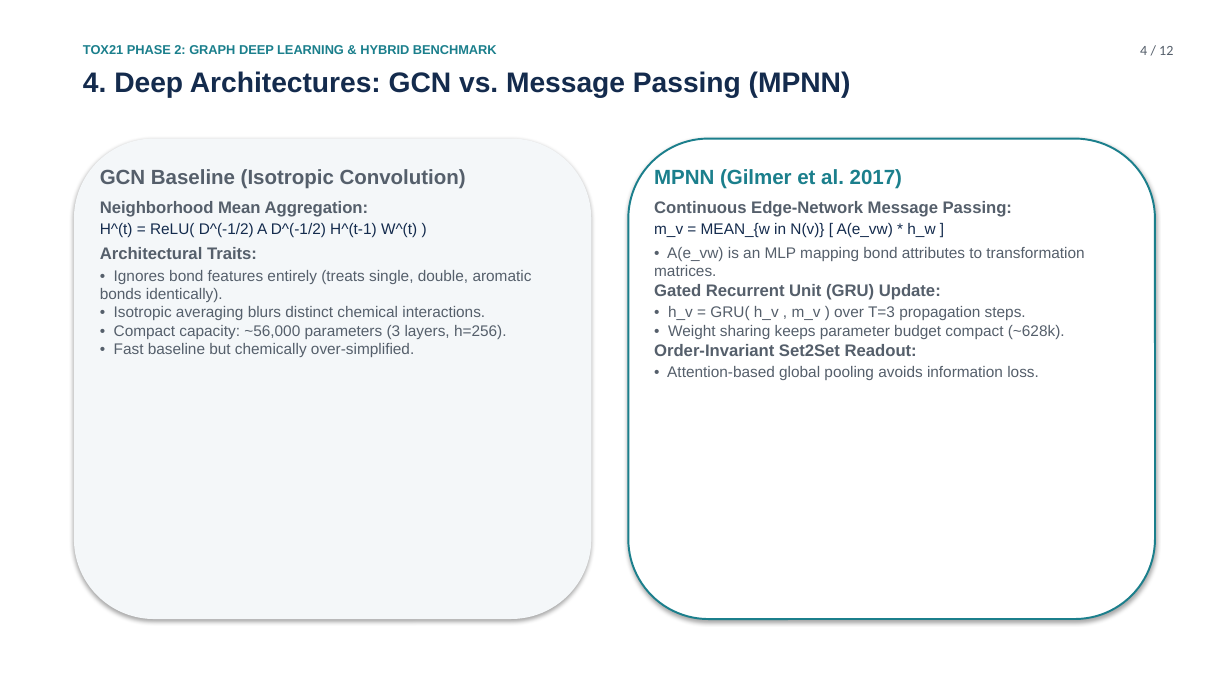
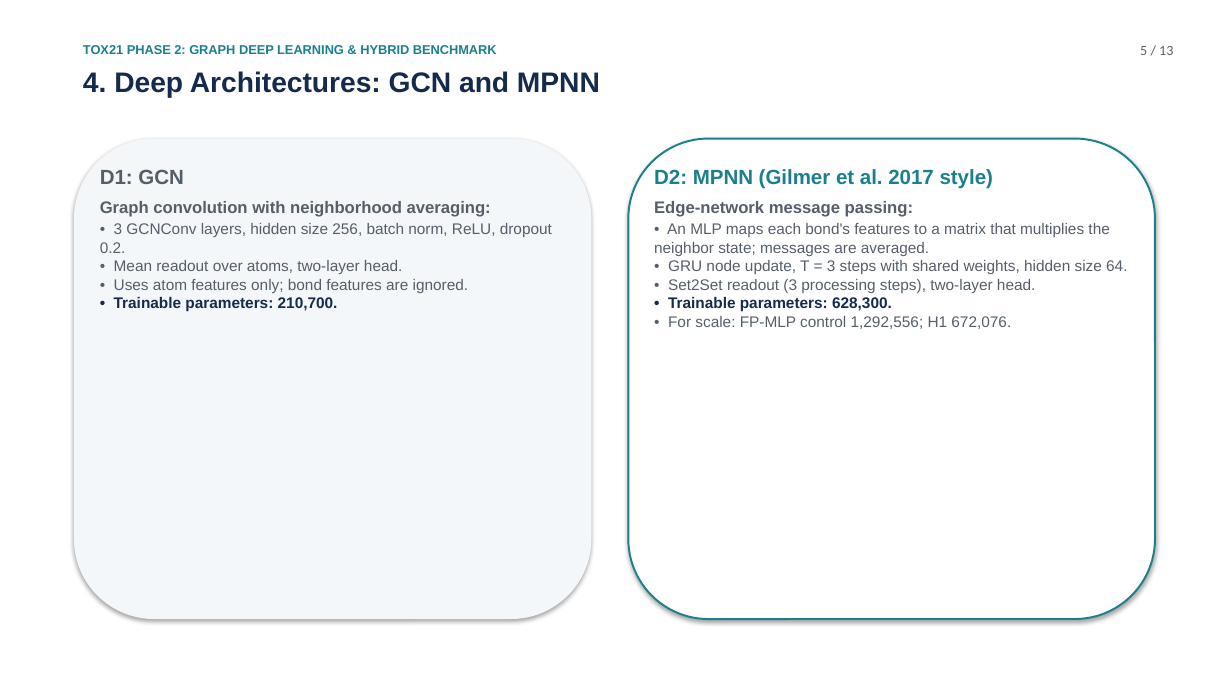
Before and after one commit to GabbyMymus/Molecular-Toxicity-Prediction, a slide deck: slide 5 of tox21-phase1/slides_phase2/tox21_phase2.pptx. Drawn at 1232x693 pixels with LibreOffice and Linux fonts; fonts in the diff are those of the drawing. Boxes give left, top, right and bottom in pixels: in the first picture for what was removed or moved away, otherwise in the second. Text is boxed around its words. In the diff, an @@ line names an element or a change of style, - is before the commit and + after.

```diff
--- a/tox21-phase1/slides_phase2/tox21_phase2.pptx
+++ b/tox21-phase1/slides_phase2/tox21_phase2.pptx
@@ text at <box>1140,46,1173,55</box>: text changed @@
-4 / 12
+5 / 13
@@ text at <box>83,71,600,98</box>: text changed @@
-4. Deep Architectures: GCN vs. Message Passing (MPNN)
+4. Deep Architectures: GCN and MPNN
@@ text at <box>100,169,552,312</box>: text changed @@
-GCN Baseline (Isotropic Convolution)
-Neighborhood Mean Aggregation:
-H^(t) = ReLU( D^(-1/2) A D^(-1/2) H^(t-1) W^(t) )
-Architectural Traits:
-• Ignores bond features entirely (treats single, double, aromatic bonds identically).
-• Isotropic averaging blurs distinct chemical interactions.
-• Compact capacity: ~56,000 parameters (3 layers, h=256).
-• Fast baseline but chemically over-simplified.
+D1: GCN
+Graph convolution with neighborhood averaging:
+• 3 GCNConv layers, hidden size 256, batch norm, ReLU, dropout 0.2.
+• Mean readout over atoms, two-layer head.
+• Uses atom features only; bond features are ignored.
+• Trainable parameters: 210,700.
@@ text at <box>654,169,1127,329</box>: text changed @@
-MPNN (Gilmer et al. 2017)
-Continuous Edge-Network Message Passing:
-m_v = MEAN_{w in N(v)} [ A(e_vw) * h_w ]
-• A(e_vw) is an MLP mapping bond attributes to transformation matrices.
-Gated Recurrent Unit (GRU) Update:
-• h_v = GRU( h_v , m_v ) over T=3 propagation steps.
-• Weight sharing keeps parameter budget compact (~628k).
-Order-Invariant Set2Set Readout:
-• Attention-based global pooling avoids information loss.
+D2: MPNN (Gilmer et al. 2017 style)
+Edge-network message passing:
+• An MLP maps each bond's features to a matrix that multiplies the neighbor state; messages are averaged.
+• GRU node update, T = 3 steps with shared weights, hidden size 64.
+• Set2Set readout (3 processing steps), two-layer head.
+• Trainable parameters: 628,300.
+• For scale: FP-MLP control 1,292,556; H1 672,076.
```
Also in this commit, not shown: 9 other slides changed, 3 slides added, 2 slides removed, 2 other files.
